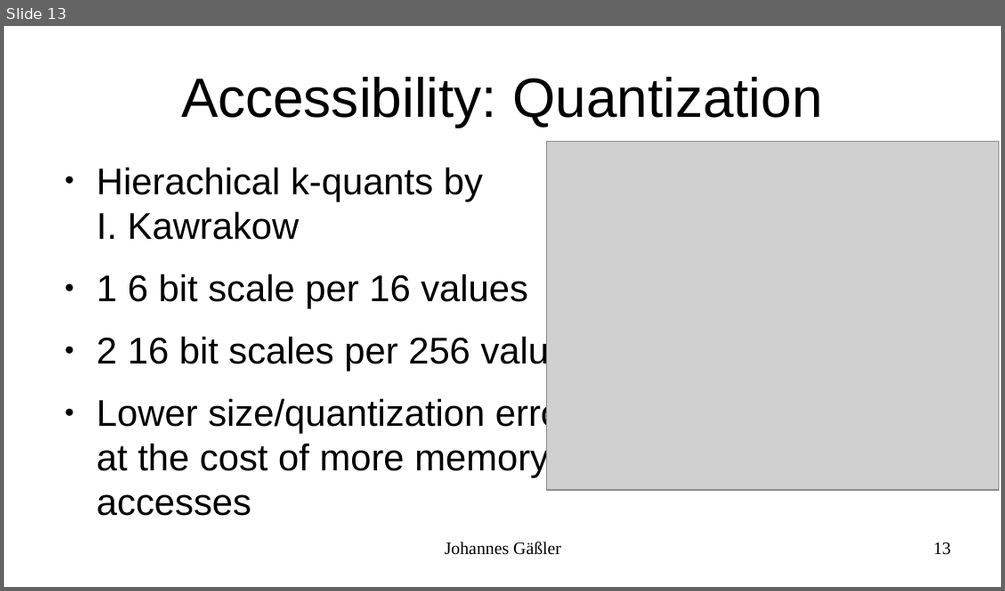
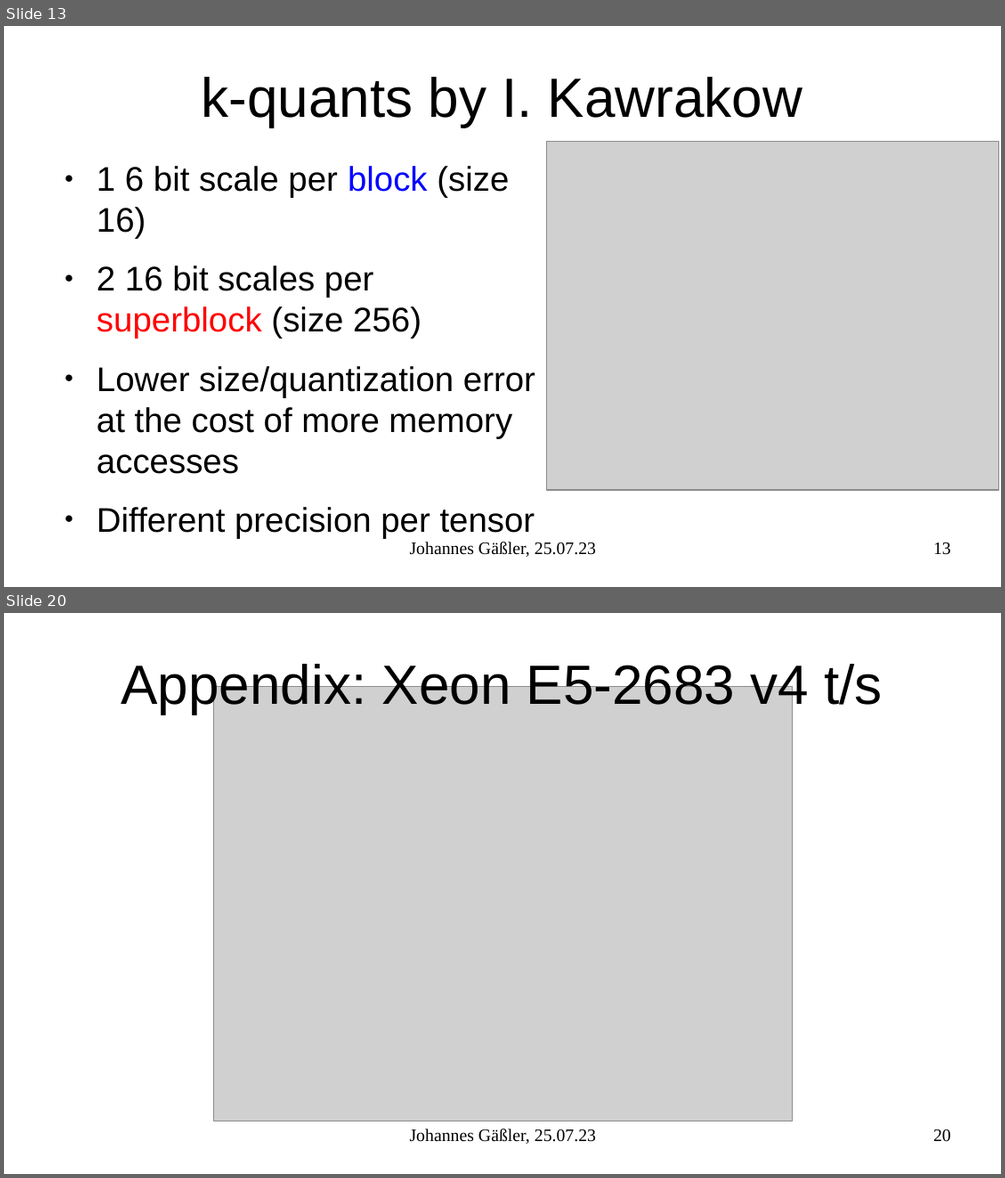
Before and after one commit to JohannesGaessler/presentations, a slide deck: 2023_07_25_llama.cpp_GPU_Acceleration/karlsruhe.ai.odp. Shown one above the other, each under a label of ours: slide 13 before the commit, slides 13 and 20 after it; the slides between them are not shown. The pictures are 1005x591 and 1005x1178 pixels, drawn with LibreOffice and Linux fonts; fonts in the diff are those of the drawing; grey boxes stand for pictures. Boxes give left, top, right and bottom in pixels: in the first picture for what was removed or moved away, otherwise in the second. Text is boxed around its words. In the diff, an @@ line names an element or a change of style, - is before the commit and + after.

```diff
--- a/2023_07_25_llama.cpp_GPU_Acceleration/karlsruhe.ai.odp
+++ b/2023_07_25_llama.cpp_GPU_Acceleration/karlsruhe.ai.odp
@@ slide 20 added at (4,613,1001,1174), background #FFFFFF @@
@@ title added at (121,659,882,714), 44 pt, text #000000 @@
+Appendix: Xeon E5-2683 v4 t/s
@@ picture added at (213,687,792,1121) @@
@@ text added at (410,1128,596,1143), 14 pt, text #000000 @@
+Johannes Gäßler, 25.07.23
@@ page number added at (933,1129,951,1142), 14 pt, text #000000 @@
+20
@@ slide 13 changed as well @@
@@ title at (201,77,802,127): text changed @@
-Accessibility: Quantization
+k-quants by I. Kawrakow
@@ text at (97,166,509,338): text changed; size 29.6 to 27.2 pt @@
-● Hierachical k-quants by
-  I. Kawrakow
-● 1 6 bit scale per 16 values
-● 2 16 bit scales per 256 values
+● 1 6 bit scale per block (size 16)
+● 2 16 bit scales per superblock (size 256)
@@ text at (97,366,535,474): size 29.6 to 27.2 pt in "Lower size/quantization error at the cost of ..." @@
@@ text at (97,507,535,539): paragraph added @@
+● Different precision per tensor
@@ text at (410,541,596,556): text changed @@
-Johannes Gäßler
+Johannes Gäßler, 25.07.23
```
Also in this commit, not shown: 15 other slides changed, 3 other slides added, 3 other files.
